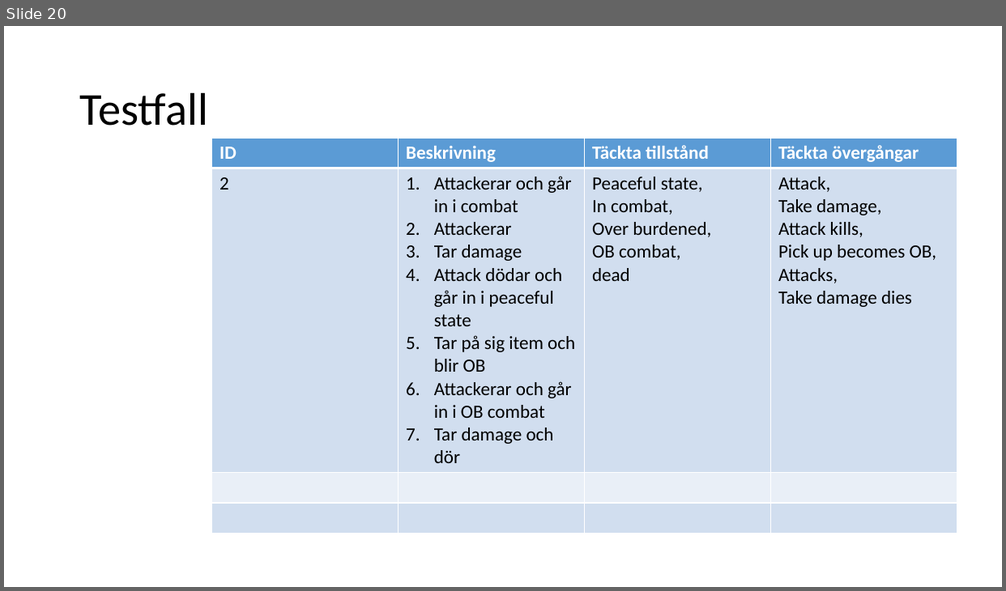
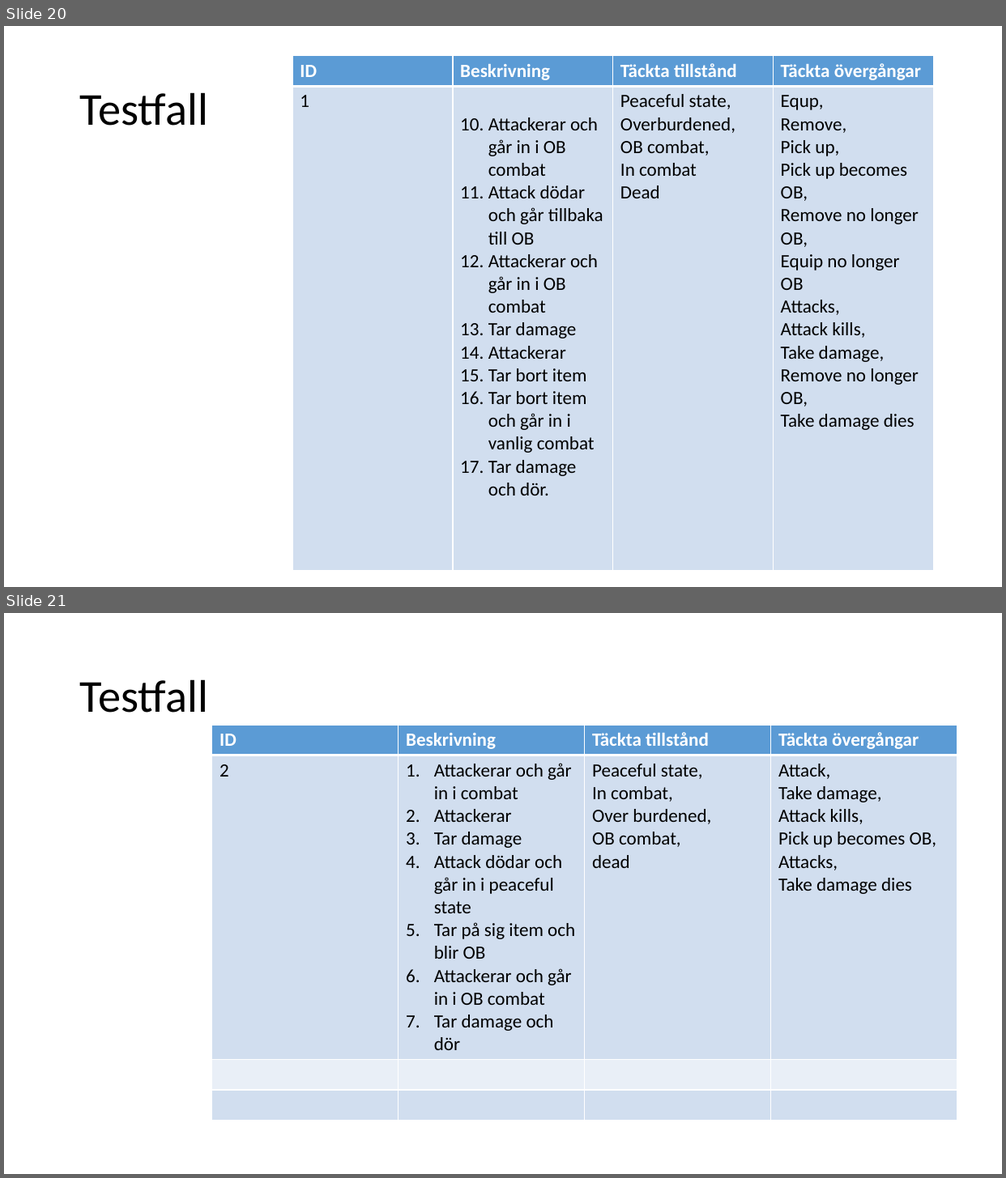
Before and after one commit to fyrtio2/projektINTE, a slide deck: 01 Dokumentation/slutredovisning.pptx. Shown one above the other, each under a label of ours: slide 20 before the commit, slides 20 and 21 after it. The pictures are 1006x591 and 1006x1178 pixels, drawn with LibreOffice and Linux fonts; fonts in the diff are those of the drawing. Boxes give left, top, right and bottom in pixels: in the first picture for what was removed or moved away, otherwise in the second. Text is boxed around its words. In the diff, an @@ line names an element or a change of style, - is before the commit and + after.

```diff
--- a/01 Dokumentation/slutredovisning.pptx
+++ b/01 Dokumentation/slutredovisning.pptx
@@ slide 20 added at bbox=[4, 26, 1002, 587], background #FFFFFF @@
@@ table added at bbox=[293, 56, 934, 570], 2 rows, 4 columns @@
+ID | Beskrivning | Täckta tillstånd | Täckta övergångar
+1 | Attackerar och går in i OB combat / Attack dödar och går tillbaka till OB / Attackerar och går in i OB combat / Tar damage / Attackerar / Tar bort item / Tar bort item och går in i vanlig combat / Tar damage och dör. | Peaceful state, / Overburdened, / OB combat, / In combat / Dead | Equp, / Remove, / Pick up, / Pick up becomes OB, / Remove no longer OB, / Equip no longer OB / Attacks, / Attack kills, / Take damage, / Remove no longer OB, / Take damage dies
@@ title added at bbox=[80, 92, 208, 126], 44 pt, text #000000 @@
+Testfall
@@ what was slide 20 is now slide 21 @@
```
Also in this commit, not shown: 2 slides changed, 1 other slide added.
